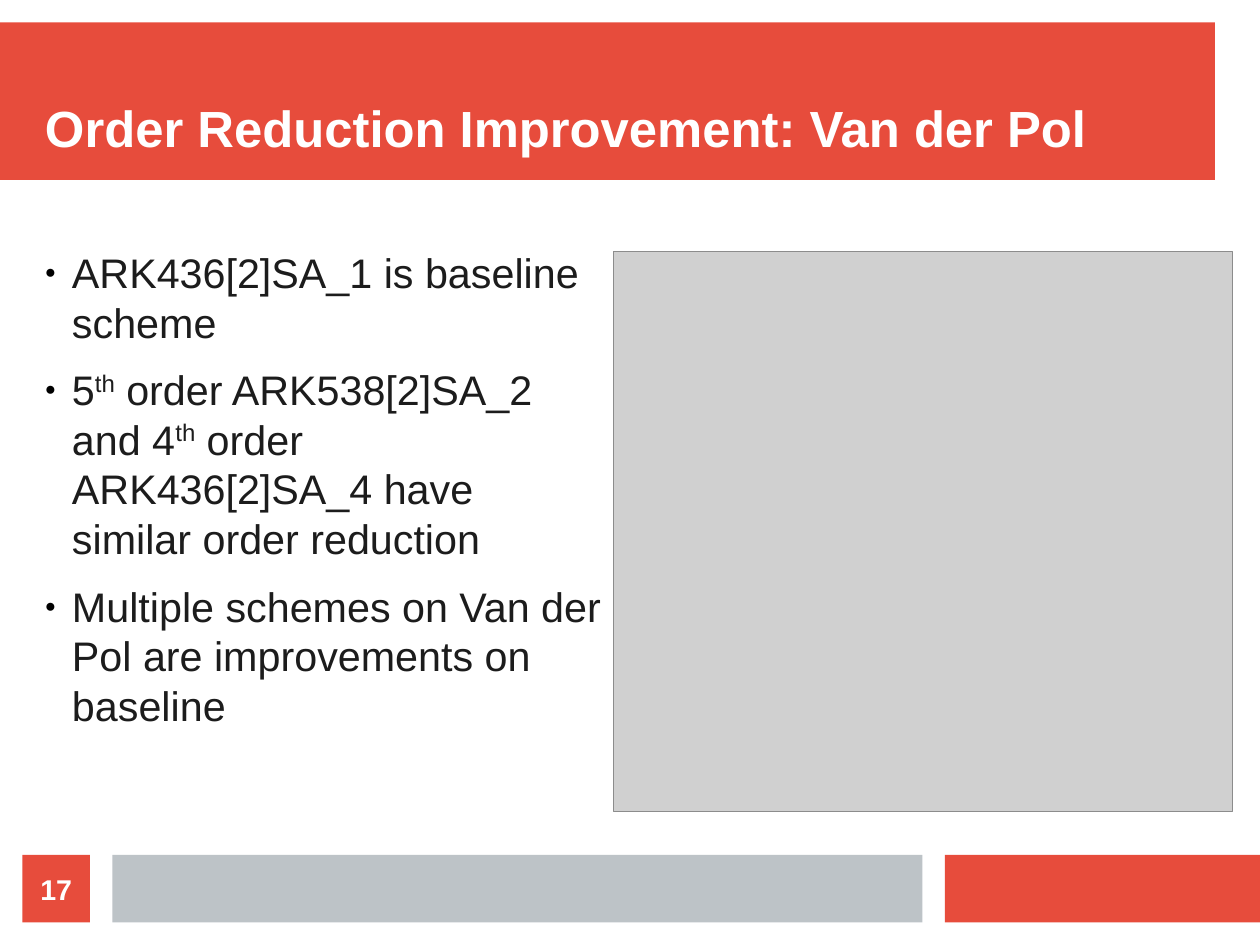
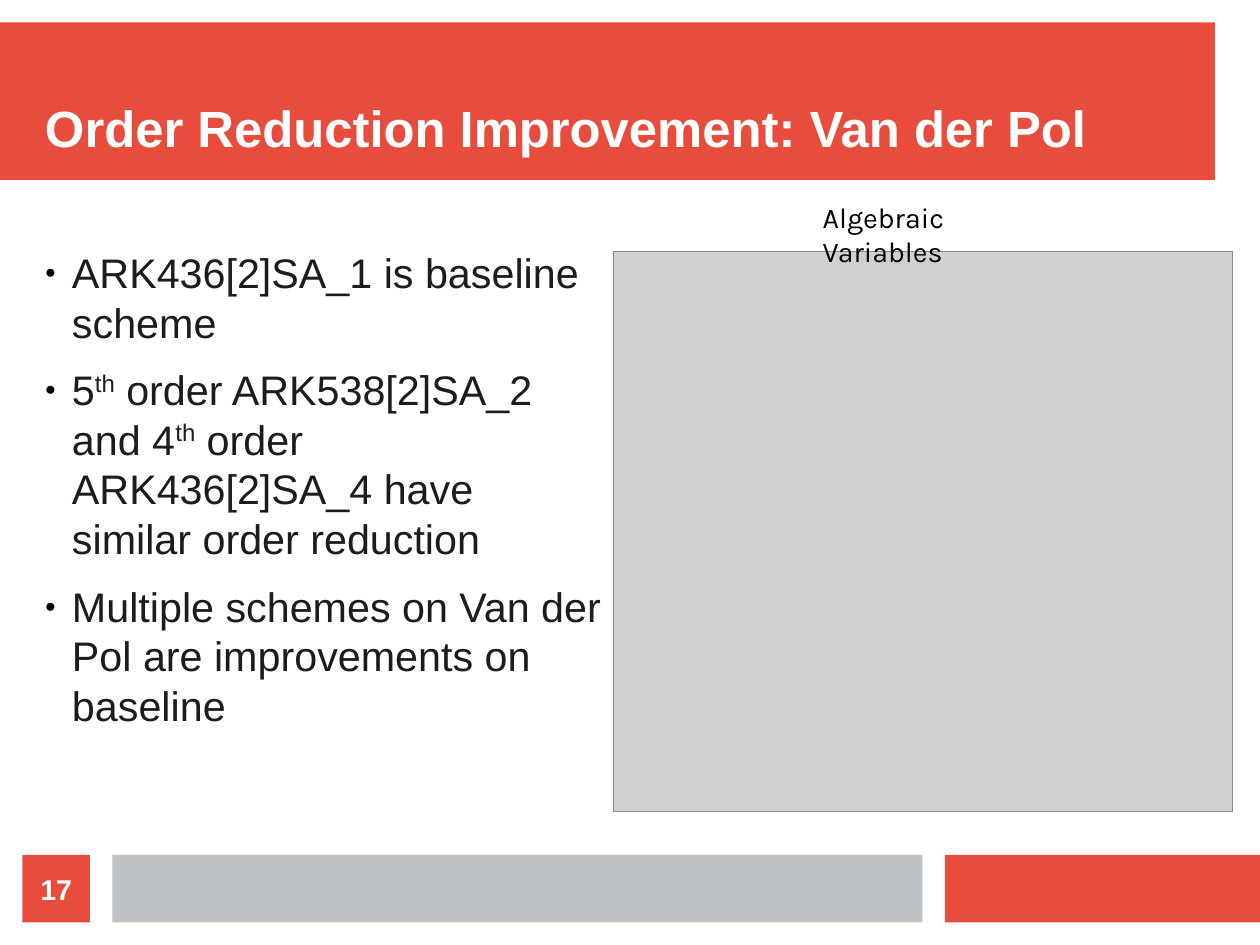
Before and after one commit to AndrewLCarpenter/runge-kutta-test, a slide deck: slide 17 of presentation2.odp. Drawn at 1260x945 pixels with LibreOffice and Linux fonts; fonts in the diff are those of the drawing; grey boxes stand for pictures. Boxes give left, top, right and bottom in pixels: in the first picture for what was removed or moved away, otherwise in the second. Text is boxed around its words. In the diff, an @@ line names an element or a change of style, - is before the commit and + after.

```diff
--- a/presentation2.odp
+++ b/presentation2.odp
@@ text added at (823, 208, 944, 263), 18 pt, text #000000 @@
+Algebraic Variables
```
Also in this commit, not shown: 4 other slides changed, 3 other files.
